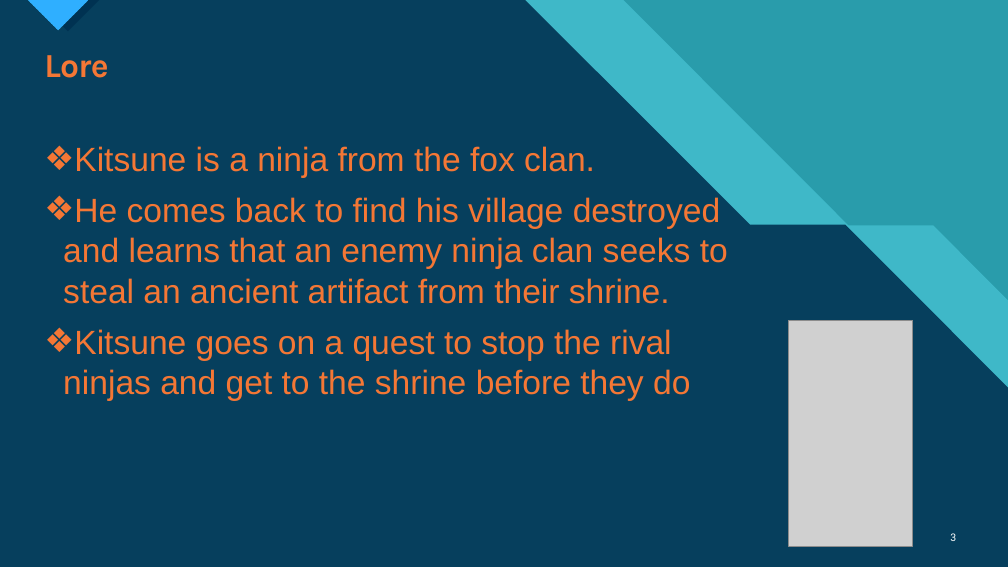
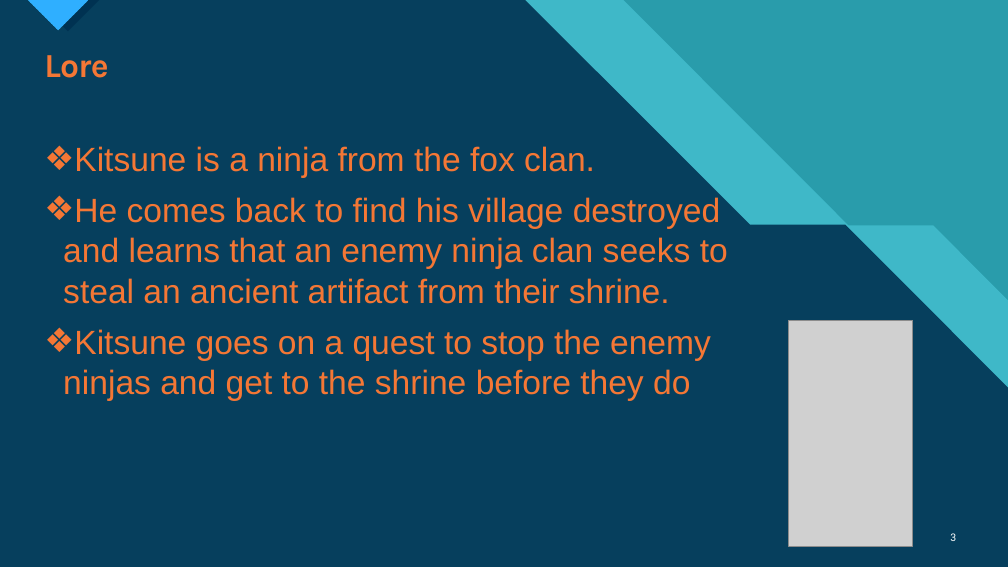
Before and after one commit to RuuchSamic/vgda-shinobi, a slide deck: slide 3 of Kitsune Prototype Powerpoint.pptx. Drawn at 1008x567 pixels with LibreOffice and Linux fonts; fonts in the diff are those of the drawing; grey boxes stand for pictures. Boxes give left, top, right and bottom in pixels: in the first picture for what was removed or moved away, otherwise in the second. Text is boxed around its words. In the diff, an @@ line names an element or a change of style, - is before the commit and + after.

```diff
--- a/Kitsune Prototype Powerpoint.pptx
+++ b/Kitsune Prototype Powerpoint.pptx
@@ text at (63, 329, 711, 401): text changed @@
-❖ Kitsune goes on a quest to stop the rival ninjas and get to the shrine before they do
+❖ Kitsune goes on a quest to stop the enemy ninjas and get to the shrine before they do
```
